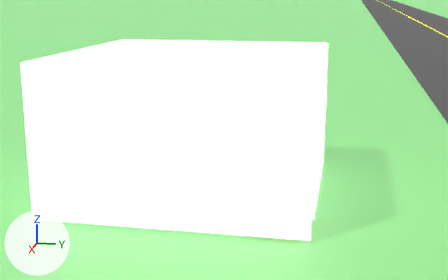
One commit to the Blender file src/assets/models/Model.blend: the scene before it, then after it.
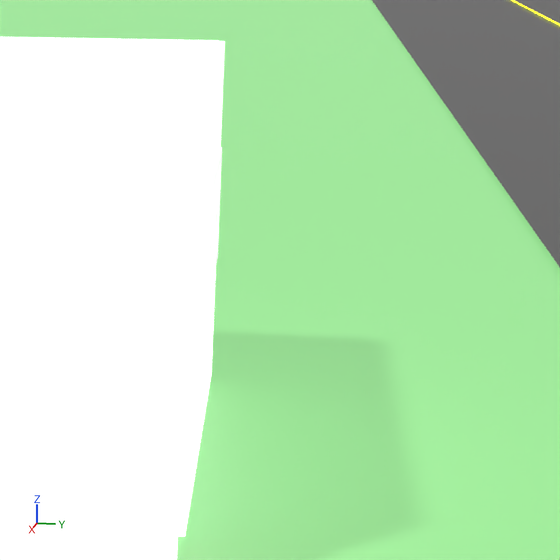
Each version appears first from a 50 mm camera at (19.71, 4.87, 4.8) aimed at (1.03, 1.13, 0.13), and next in a close-up on the part from 55% to 100% of the width and 10% to 81% of the height. The axes (+X, +Y, +Z) are drawn at lower left. The lights are the same throughout.

In view in the first close-up: 'Grass', 'Road', 'Roof', 'Wall1', 'Wall3', 'WindowFrame2'.
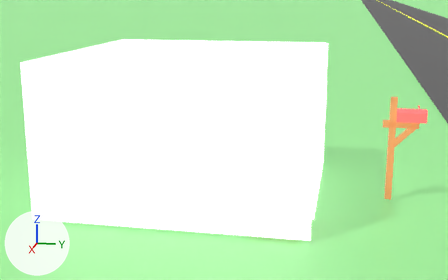
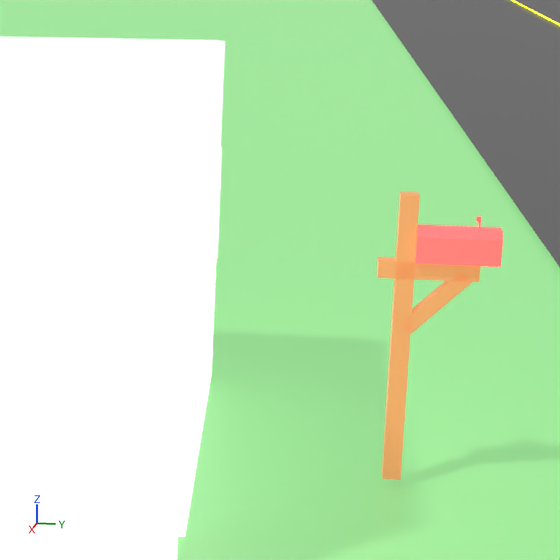
Commit message: Add modeling of Mailbox to Model.blend

Boxes (x1, y1, x2, y2) around the edits, measured in the close-ups (560 x 560 px):
'MailboxBase', added (orange): after (382, 192, 420, 480)
'Mailbox', added (red): after (415, 225, 503, 267)
'Surface', added (orange): after (377, 257, 480, 282)
'Pillar', added (orange): after (401, 271, 473, 334)
'Opener', added: after (476, 216, 481, 227)

What changed in the scene script:
```text
Add mat_mailbox:
    mat_mailbox = principled_material('Mailbox')
    mat_mailbox.base_color = (0.956, 0.107, 0.107)  # red #fa5c5c
    mat_mailbox.emission_color = (0.956, 0.107, 0.107)  # red #fa5c5c
    mat_mailbox.emission_strength = 1.0
Add me_cube_007:
    me_cube_007.from_pydata(...)  # a box spanning x -1.0..1.0, y -1.0..1.0, z -1.0..1.0
    me_cube_007.materials.append(mat_wood)  # orange #b87c4c
Add me_cube_009:
    me_cube_009.from_pydata(...)  # 16 vertices, 14 faces; spans x -1.0..1.0, y -4.06..1.0, z -1.0..1.0
    me_cube_009.materials.append(mat_mailbox)  # red #fa5c5c
Add me_cube_006:
    me_cube_006.from_pydata(...)  # 20 vertices, 18 faces; spans x -1.0..1.0, y -1.0..1.0, z -1.0..1.0
    me_cube_006.materials.append(mat_mailbox)  # red #fa5c5c
Add ob_surface:
    ob_surface = bpy.data.objects.new('Surface', me_cube_007)
    ob_surface.parent = ob_mailboxbase
    ob_surface.matrix_parent_inverse = Matrix(((10.0, 0.0, 0.0, 0.0), (0.0, 10.0, 0.0, 0.0), (0.0, 0.0, 0.606, 0.0), (0.0, 0.0, 0.0, 1.0)))
    ob_surface.location = (0.0, -0.252, 0.802)
    ob_surface.scale = (0.1, 0.546, 0.1)
Add ob_mailboxbase:
    ob_mailboxbase = bpy.data.objects.new('MailboxBase', me_cube_007.copy())
    ob_mailboxbase.location = (0.0, 6.31, -0.15)
    ob_mailboxbase.rotation_euler = (0.0, 0.0, 3.142)  # degrees (0, 0, 180)
    ob_mailboxbase.scale = (0.1, 0.1, 1.65)
Add ob_pillar:
    ob_pillar = bpy.data.objects.new('Pillar', me_cube_007.copy())
    ob_pillar.parent = ob_mailboxbase
    ob_pillar.matrix_parent_inverse = Matrix(((10.0, 0.0, 0.0, 0.0), (0.0, 10.0, 0.0, 0.0), (0.0, 0.0, 0.606, 0.0), (0.0, 0.0, 0.0, 1.0)))
    ob_pillar.location = (0.0, -0.356, 0.443)
    ob_pillar.rotation_euler = (-0.785, 0.0, 0.0)  # degrees (-45, 0, 0)
    ob_pillar.scale = (0.1, 0.449, 0.0823)
Add ob_opener:
    ob_opener = bpy.data.objects.new('Opener', me_cube_009)
    ob_opener.parent = ob_mailbox
    ob_opener.matrix_parent_inverse = Matrix(((5.192, 0.0, 0.0, 0.0), (0.0, 2.219, 0.0, 1.223), (0.0, 0.0, 5.192, -5.685), (0.0, 0.0, 0.0, 1.0)))
    ob_opener.location = (0.203, -0.79, 1.239)
    ob_opener.scale = (-0.01, -0.01, -0.142)
Add ob_mailbox:
    ob_mailbox = bpy.data.objects.new('Mailbox', me_cube_006)
    ob_mailbox.parent = ob_mailboxbase
    ob_mailbox.matrix_parent_inverse = Matrix(((10.0, 0.0, 0.0, 0.0), (0.0, 10.0, 0.0, 0.0), (0.0, 0.0, 0.606, 0.0), (0.0, 0.0, 0.0, 1.0)))
    ob_mailbox.location = (0.0, -0.551, 1.095)
    ob_mailbox.scale = (0.193, 0.451, 0.193)
```
